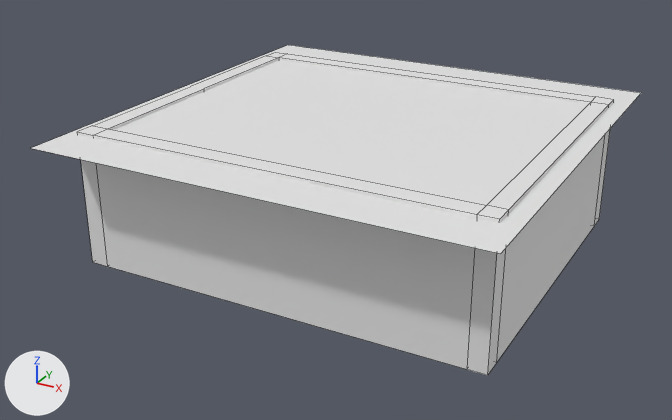
The Blender file Assets/Models/Room-RoomModel/Room-RoomModel.blend, before and after one commit.
Before and after are seen from a 50 mm camera at (13.23, -26.31, 13.66) aimed at (-0.25, -1.81, 1.41). Every picture has the same lights, and +X, +Y and +Z are marked at lower left. Mesh edges are drawn as thin lines.

Objects in the first picture: 'Plane', 'Walls'.
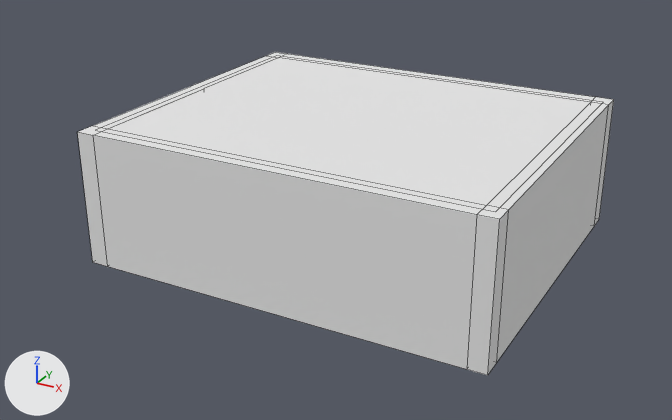
The change, as JSON lines over the scene's bpy script:
```json
{"op": "add", "block": "mat_material_013", "code": ["mat_material_013 = diffuse_material('Material.013')", "mat_material_013.base_color = (0.8, 0.8, 0.8)  # white #e7e7e7"]}
{"op": "add", "block": "mat_material_006", "code": ["mat_material_006 = diffuse_material('Material.006')", "mat_material_006.base_color = (0.8, 0.8, 0.8)  # white #e7e7e7"]}
{"block": "me_plane_004", "where": "# used by ob_plane; location = (0.21, -0.24, 0.11); scale = (0.8, 0.8, 0.8)"}
{"op": "remove", "block": "me_plane_004", "code": "me_plane_004.from_pydata(...)  # 4 vertices, 1 face; spans x -8.8..9.1, y -10.0..7.9, z 5.4"}
{"op": "add", "block": "me_plane_004", "code": "me_plane_004.from_pydata(...)  # 0 vertices, 0 faces; spans empty"}
{"block": "me_plane_004", "change": "me_plane_004 part 1: the whole mesh is rebuilt"}
{"op": "add", "block": "me_plane_004", "code": "me_plane_004.materials.append(mat_material_006)  # white #e7e7e7"}
{"block": "me_cube_001", "where": "me_cube_001.from_pydata(...)  # 52 vertices, 44 faces; spans x -10.0..10.0, y -9.6..7.1, z -1.0..4.5"}
{"block": "me_cube_001", "where": "# used by ob_walls; location = (0.21, -0.24, 0.95); scale = (0.667, 0.667, 0.8)"}
{"block": "me_cube_001", "where": "# verts and faces of me_cube_001; kept vertices keep their numbers, new ones are numbered from 52"}
{"block": "me_cube_001", "change": "me_cube_001 part 2"}
{"op": "add", "block": "me_cube_001", "code": "verts[52] = (9.6, 6.4, 4.4)  # pixel (603, 102)"}
{"op": "add", "block": "me_cube_001", "code": "verts[53] = (-9.5, 6.4, 4.4)  # pixel (276, 55)"}
{"op": "add", "block": "me_cube_001", "code": "verts[54] = (-9.5, -9.0, 4.4)  # pixel (95, 130)"}
{"op": "add", "block": "me_cube_001", "code": "verts[55] = (9.6, -9.0, 4.4)  # pixel (495, 211)"}
{"op": "add", "block": "me_cube_001", "code": "verts[56] = (9.6, -1.3, 4.4)  # pixel (557, 148)"}
{"op": "add", "block": "me_cube_001", "code": "verts[57] = (9.6, 1.0, 4.4)  # pixel (572, 133)"}
{"op": "add", "block": "me_cube_001", "code": "faces += [(52, 57, 56, 55, 54, 53)]"}
{"op": "add", "block": "me_cube_001", "code": "me_cube_001.materials.append(mat_material_013)  # white #e7e7e7"}
```

Location of each change, (x1, y1, x2, y2) in pixels of the pictures (672 x 420 px):
```json
{"object": "Plane", "change": "no longer drawn", "before": [32, 45, 641, 254]}
{"part": 2, "of": "me_cube_001", "change": "added", "after": [110, 58, 590, 205]}
```
